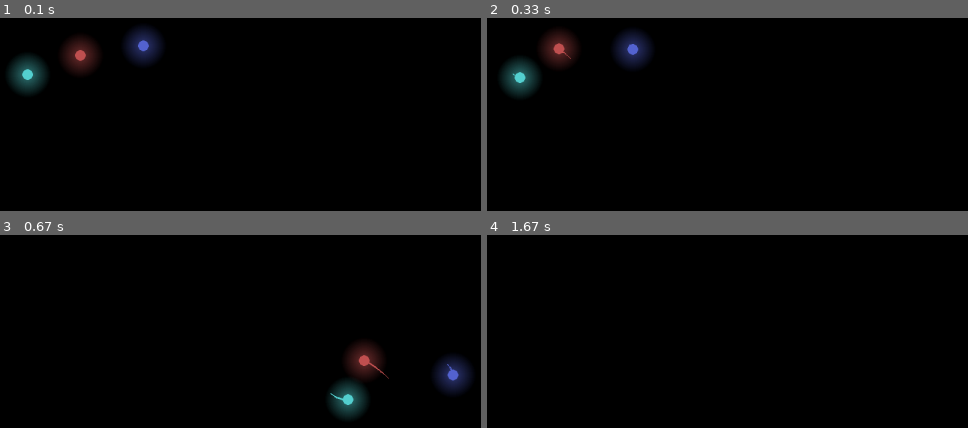
Above: before the commit, frames 1-4 (two rows, left to right).
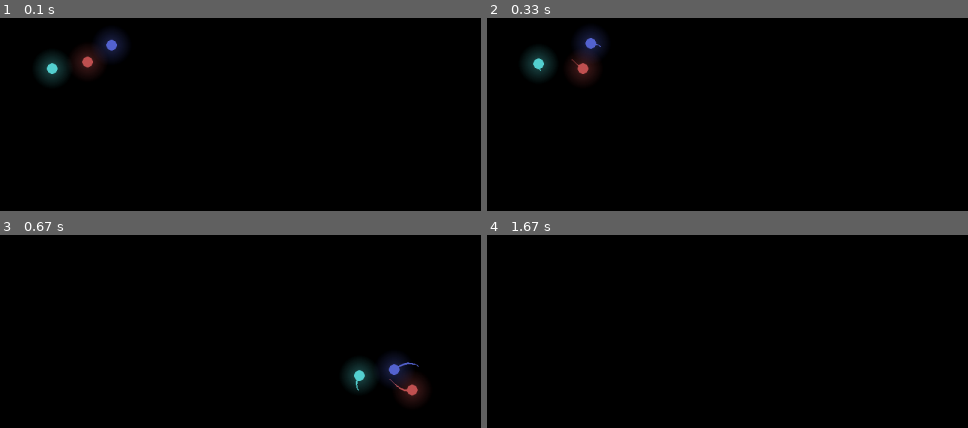
Above: after the commit, the same moments.

Repository: ChaoticSymphony/n-body-problem-pygame
Game: pygame game, started from n-body-problem.py
The game is run twice, just before and just after one commit, with the same random seed, the same clock (stepped at 60 frames per second) and the same inputs.
Inputs (mouse positions are in pixels of both pictures, inside the frame that each line leads up to):
- Up to frame 1 (0.1 s): no input
- Up to frame 2 (0.33 s): no input
- Up to frame 3 (0.67 s): press the mouse at (outside the picture) at 0.37 s; move the mouse to (19, 331) at 0.47 s; release the mouse at (173, 381) at 0.6 s
- Up to frame 4 (1.67 s): press the mouse at (outside the picture) at 0.7 s; move the mouse to (515, 298) at 0.8 s; release the mouse at (674, 317) at 0.93 s

The runs differ from the first frame. In frame 1, 4.0% of the frame differs, in the area x 1-34%, y 4-39%; in frame 2, 4.7%; in frame 3, 4.7%, in the area x 68-98%, y 55-95%; in frame 4, nothing differs.

Commit message:
Add files via upload

Diff:
--- a/n-body-problem.py
+++ b/n-body-problem.py
@@ -2,7 +2,7 @@
 import math
 import numpy as np
 
-a = 100
+a = 80
 vel = 0.5
 
 red = (193, 81, 81)
@@ -15,6 +15,7 @@
 
 class Body:
     G = 1  # Gravitational constant
+    radius = 9  # Default radius for drawing planets
 
     def __init__(self, mass, color, x, y, vx, vy):
         self.mass = mass
@@ -27,18 +28,17 @@
 
     def draw_orbit(self, screen, offset_x, offset_y):
         if len(self.orbit) > 1:
-            # Adjust the thickness of the orbit trail based on the distance from the current position
-            max_thickness_distance = 20 # Distance after which the thickness should taper to 1px
+            max_thickness_distance = 20  # Distance after which the thickness should taper to 1px
             for i in range(1, len(self.orbit)):
                 start_pos = (self.orbit[i - 1][0] + offset_x, self.orbit[i - 1][1] + offset_y)
                 end_pos = (self.orbit[i][0] + offset_x, self.orbit[i][1] + offset_y)
 
                 if i < max_thickness_distance:
-                    thickness = 2  # Points halfway between recent and older have 2px thickness
+                    thickness = 2
                     if i < max_thickness_distance / 2:
-                        thickness = 1 # Recent points have 1px thickness
+                        thickness = 1
                 else:
-                    thickness = 3  # Recent points taper to 3px thickness
+                    thickness = 3
 
                 pygame.draw.line(screen, self.color, start_pos, end_pos, thickness)
 
@@ -47,27 +47,20 @@
         glow_surface = pygame.Surface((100, 100), pygame.SRCALPHA)
 
         # Define maximum radius for the glow
-        r = 40
-        max_radius = r
-        steps = r  # Number of concentric circles for the gradient glow
+        max_radius = 36
+        steps = 36  # Number of concentric circles for the gradient glow
 
         for i in range(steps):
-            # Calculate radius and alpha (inverted transparency: brighter in center, fading outward)
-            radius = max_radius - (i * max_radius // steps)  # Inner circles have smaller radius
-            alpha = 0 + (i * 150 // steps)  # Inner circles are more opaque, outer ones more transparent
-
-            # Get the color of the planet and add transparency for the glow
+            radius = max_radius - (i * max_radius // steps)
+            alpha = 0 + (i * 100 // steps)
             glow_color = (self.color[0], self.color[1], self.color[2], alpha)
-
-            # Draw the circle with increasing transparency toward the outer edges
             pygame.draw.circle(glow_surface, glow_color, (50, 50), radius)
 
         # Blit the glow surface onto the screen, centering it around the planet
         screen.blit(glow_surface, (int(self.x + offset_x - 50), int(self.y + offset_y - 50)))
 
         # Draw the planet itself
-        pygame.draw.circle(screen, self.color, (int(self.x + offset_x), int(self.y + offset_y)), 9)
-
+        pygame.draw.circle(screen, self.color, (int(self.x + offset_x), int(self.y + offset_y)), self.radius)
 
     def accelerate_due_to_gravity(self, other):
         dx = other.x - self.x
@@ -85,12 +78,47 @@
         self.x += self.vx
         self.y += self.vy
         self.orbit.append((self.x, self.y))
-        if len(self.orbit) > 200:  # Keep the orbit list from growing indefinitely
+        if len(self.orbit) > 100:  # Keep the orbit list from growing indefinitely
             self.orbit.pop(0)
 
     def interact_with(self, other):
         self.accelerate_due_to_gravity(other)
         other.accelerate_due_to_gravity(self)
+
+    def check_collision(self, other):
+        # Calculate the distance between the two planets
+        dx = other.x - self.x
+        dy = other.y - self.y
+        distance = math.sqrt(dx**2 + dy**2)
+
+        # If the distance is less than the sum of their radii, they have collided
+        return distance <= (self.radius + other.radius-3)
+
+    @staticmethod
+    def merge_planets(body1, body2):
+        # Calculate the new mass
+        new_mass = body1.mass + body2.mass
+
+        # Calculate the resultant velocity using conservation of momentum
+        new_vx = (body1.vx * body1.mass + body2.vx * body2.mass) / new_mass
+        new_vy = (body1.vy * body1.mass + body2.vy * body2.mass) / new_mass
+
+        # Calculate the position of the new planet (weighted by mass)
+        new_x = (body1.x * body1.mass + body2.x * body2.mass) / new_mass
+        new_y = (body1.y * body1.mass + body2.y * body2.mass) / new_mass
+
+        # Average the colors to get a blended color
+        new_color = (
+            (body1.color[0] + body2.color[0]) // 2,
+            (body1.color[1] + body2.color[1]) // 2,
+            (body1.color[2] + body2.color[2]) // 2,
+        )
+
+        # Create the new merged planet
+        new_body = Body(mass=new_mass, color=new_color, x=new_x, y=new_y, vx=new_vx, vy=new_vy)
+
+        return new_body
+
 
 running = True
 clock = pygame.time.Clock()
@@ -101,10 +129,15 @@
 dragging = False
 last_mouse_pos = None
 
+sides = -0.5
+centre = sides*2
+y_off = 20
+x_off = 20
+
 bodies = [
-    Body(mass=a, color=red, x=750, y=400, vx=-0.93240737, vy=-0.86473142),
-    Body(mass=a, color=cyan, x=750-97, y=400+24.323, vx=0.466203685, vy=0.43236573),
-    Body(mass=a, color=blue, x=750+97, y=400-24.323, vx=0.466203685, vy=0.43236573),
+    Body(mass=a, color=red, x=750, y=400, vx=-centre, vy=-centre),
+    Body(mass=a, color=cyan, x=700, y=400+y_off, vx=sides, vy=sides),
+    Body(mass=a, color=blue, x=800, y=400-y_off, vx=sides, vy=sides),
 ]
 
 while running:
@@ -130,6 +163,26 @@
 
     screen.fill("black")
 
+    # Check for collisions and merge planets if necessary
+    merged_bodies = []
+    i = 0
+    while i < len(bodies):
+        j = i + 1
+        while j < len(bodies):
+            if bodies[i].check_collision(bodies[j]):
+                # Merge the two colliding planets and replace them with the new body
+                new_body = Body.merge_planets(bodies[i], bodies[j])
+                merged_bodies.append(new_body)
+                bodies.pop(j)  # Remove the second body
+                bodies.pop(i)  # Remove the first body
+                i -= 1  # Decrement i to ensure we process correctly after removing
+                break
+            j += 1
+        i += 1
+
+    # Add the new merged bodies to the list
+    bodies.extend(merged_bodies)
+
     # Loop through each pair of bodies to calculate interactions
     for i in range(len(bodies)):
         for j in range(i + 1, len(bodies)):
